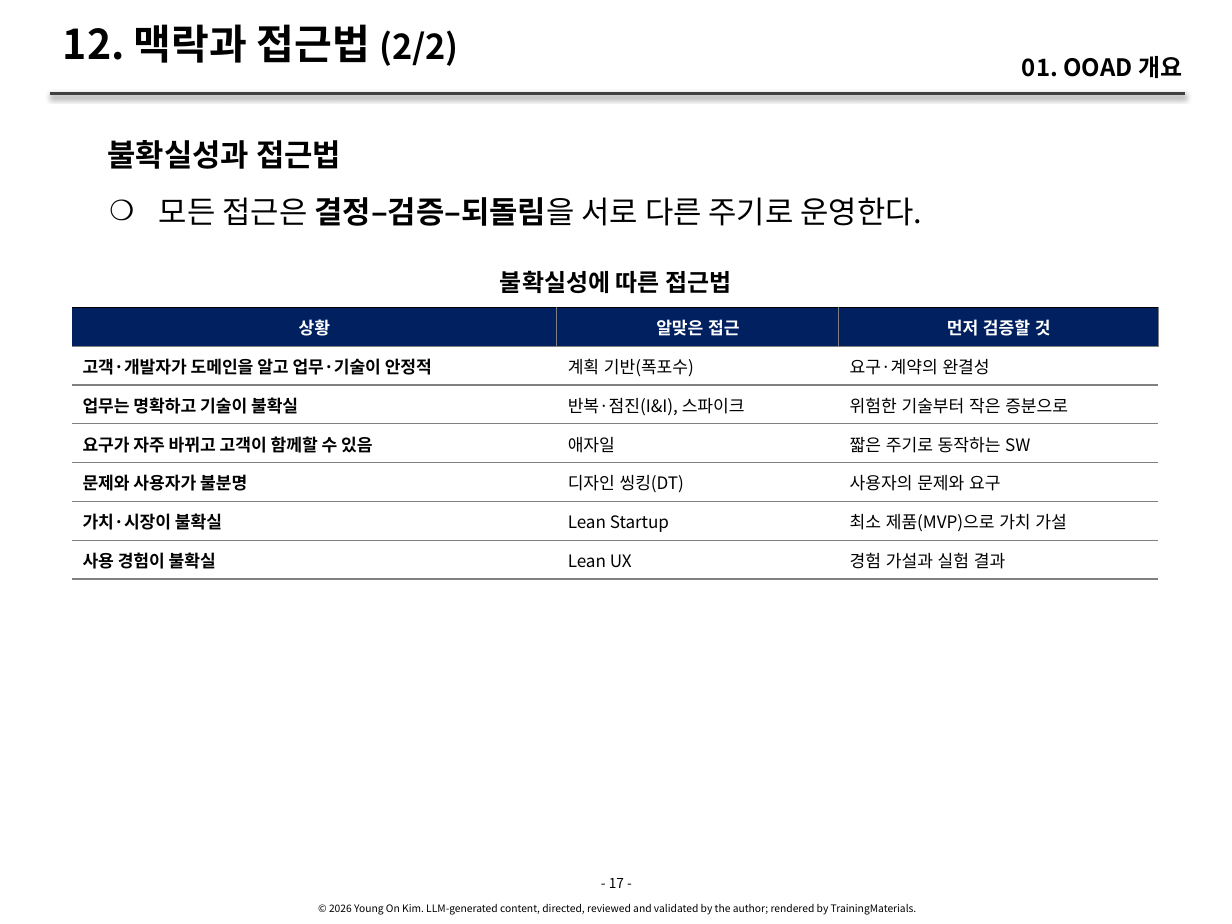
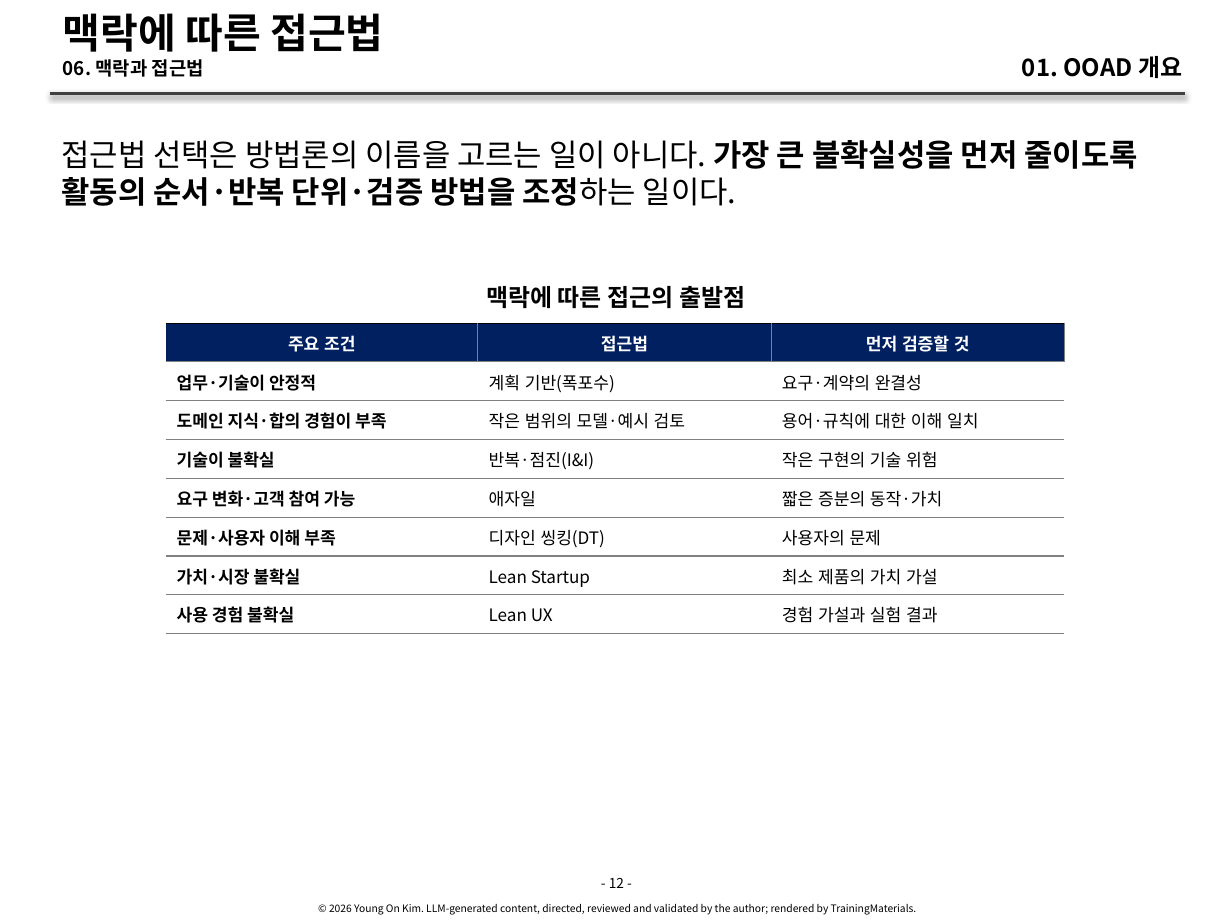
Before and after one commit to YoungSan77/TrainingMaterials, a slide deck: slide 12 of courses/ooad/sessions/s01.pptx (slide 17 before the commit). Drawn at 1232x924 pixels with LibreOffice and Linux fonts; fonts in the diff are those of the drawing. Boxes give left, top, right and bottom in pixels: in the first picture for what was removed or moved away, otherwise in the second. Text is boxed around its words. In the diff, an @@ line names an element or a change of style, - is before the commit and + after.

```diff
--- a/courses/ooad/sessions/s01.pptx
+++ b/courses/ooad/sessions/s01.pptx
@@ title at bbox=[63, 13, 383, 77]: text changed; size 24 to 11 pt @@
-12. 맥락과 접근법 (2/2)
+맥락에 따른 접근법
+06. 맥락과 접근법
@@ text at bbox=[61, 140, 1138, 206]: text changed; bold on @@
-불확실성과 접근법
-    ❍ 모든 접근은 결정–검증–되돌림을 서로 다른 주기로 운영한다.
+접근법 선택은 방법론의 이름을 고르는 일이 아니다. 가장 큰 불확실성을 먼저 줄이도록 활동의 순서·반복 단위·검증 방법을 조정하는 일이다.
@@ text at bbox=[486, 286, 745, 308]: text changed @@
-불확실성에 따른 접근법
+맥락에 따른 접근의 출발점
@@ table at bbox=[166, 323, 1064, 845] @@
-row 1: 상황 | 알맞은 접근 | 먼저 검증할 것
-row 2: 고객·개발자가 도메인을 알고 업무·기술이 안정적 | 계획 기반(폭포수) | 요구·계약의 완결성
-row 3: 업무는 명확하고 기술이 불확실 | 반복·점진(I&I), 스파이크 | 위험한 기술부터 작은 증분으로
-row 4: 요구가 자주 바뀌고 고객이 함께할 수 있음 | 애자일 | 짧은 주기로 동작하는 SW
-row 5: 문제와 사용자가 불분명 | 디자인 씽킹(DT) | 사용자의 문제와 요구
-row 6: 가치·시장이 불확실 | Lean Startup | 최소 제품(MVP)으로 가치 가설
-row 7: 사용 경험이 불확실 | Lean UX | 경험 가설과 실험 결과
+row 1: 주요 조건 | 접근법 | 먼저 검증할 것
+row 2: 업무·기술이 안정적 | 계획 기반(폭포수) | 요구·계약의 완결성
+row 3: 도메인 지식·합의 경험이 부족 | 작은 범위의 모델·예시 검토 | 용어·규칙에 대한 이해 일치
+row 4: 기술이 불확실 | 반복·점진(I&I) | 작은 구현의 기술 위험
+row 5: 요구 변화·고객 참여 가능 | 애자일 | 짧은 증분의 동작·가치
+row 6: 문제·사용자 이해 부족 | 디자인 씽킹(DT) | 사용자의 문제
+row 7: 가치·시장 불확실 | Lean Startup | 최소 제품의 가치 가설
+row 8: 사용 경험 불확실 | Lean UX | 경험 가설과 실험 결과
@@ table: place and size @@
-table at bbox=[71, 308, 1158, 830]
+table at bbox=[166, 323, 1064, 845]
@@ text at bbox=[609, 878, 624, 888]: text changed @@
-- 17 -
+- 12 -
```
Also in this commit, not shown: 36 other slides changed, 2 slides added, 6 slides removed, 51 other files.
